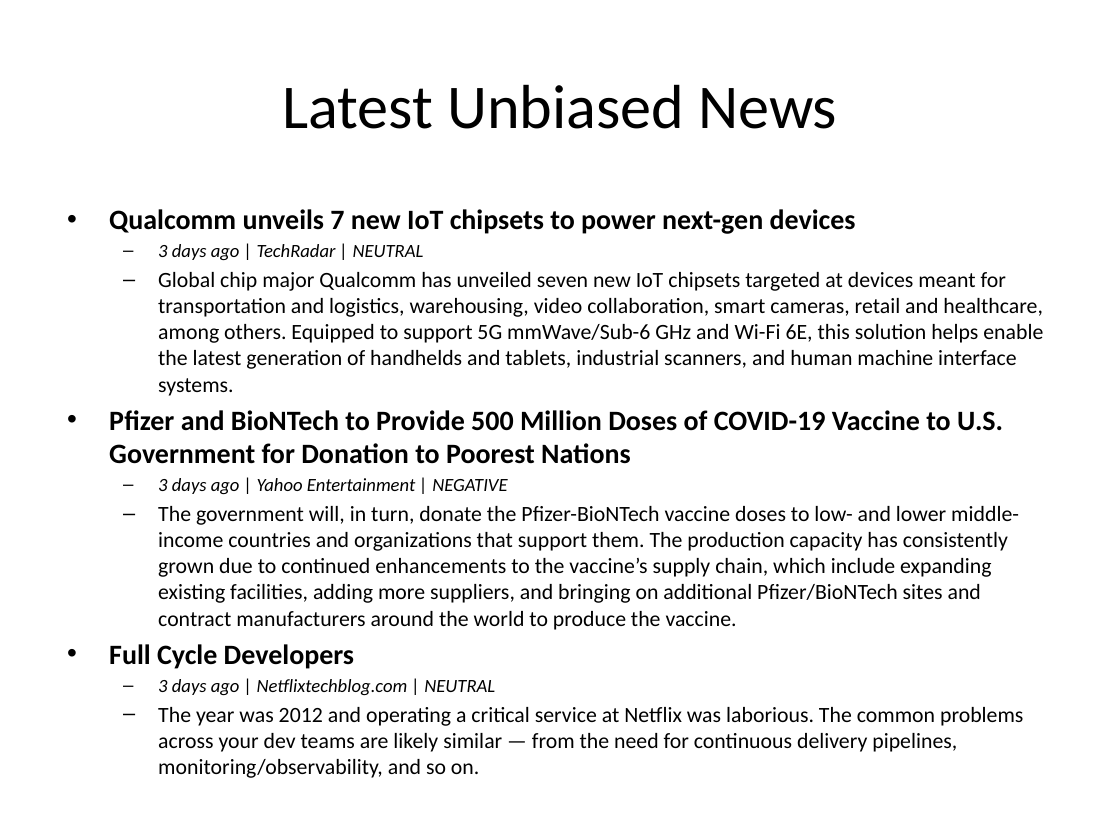
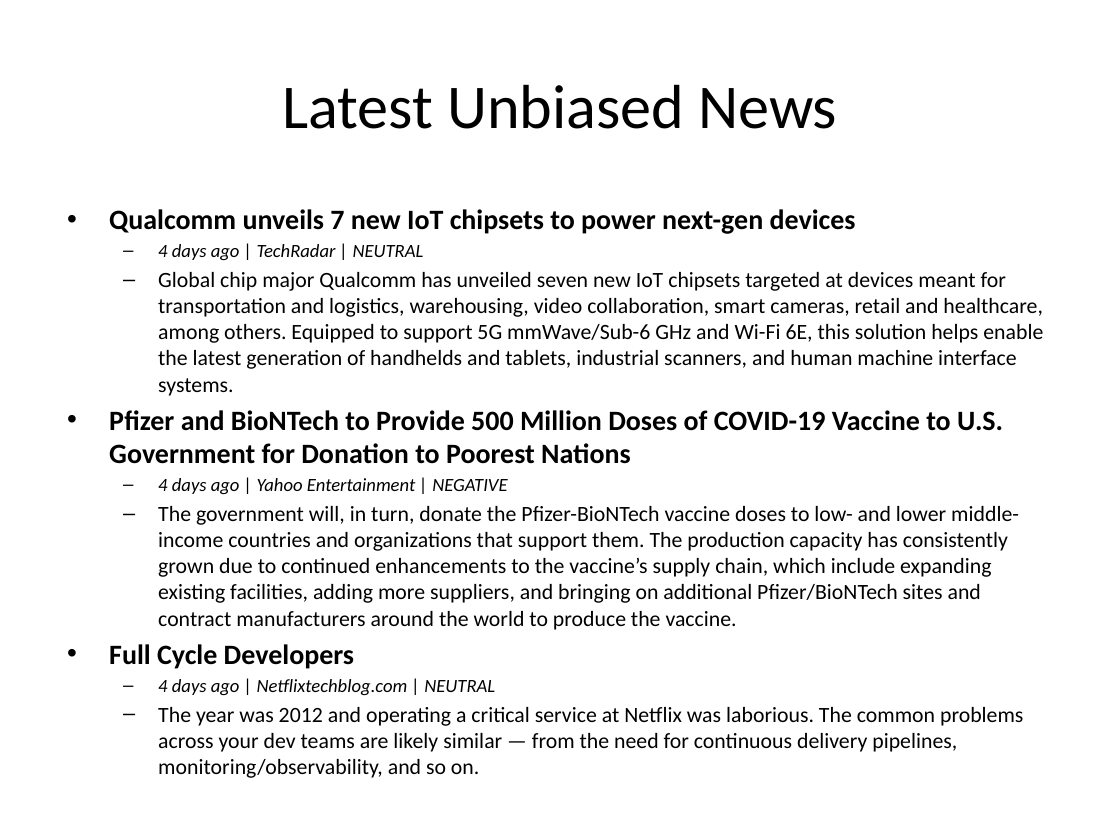
Before and after one commit to yuchiahung/Fintech-2021-T2, a slide deck: slide 4 of news_summary_t2.pptx. Drawn at 1120x840 pixels with LibreOffice and Linux fonts; fonts in the diff are those of the drawing. Boxes give left, top, right and bottom in pixels: in the first picture for what was removed or moved away, otherwise in the second. Text is boxed around its words. In the diff, an @@ line names an element or a change of style, - is before the commit and + after.

Commit message:
update app_ES & ES in ppt

```diff
--- a/news_summary_t2.pptx
+++ b/news_summary_t2.pptx
@@ text at (158,244,424,261): text changed @@
-  – 3 days ago | TechRadar | NEUTRAL
+  – 4 days ago | TechRadar | NEUTRAL
@@ text at (158,478,507,495): text changed @@
-  – 3 days ago | Yahoo Entertainment | NEGATIVE
+  – 4 days ago | Yahoo Entertainment | NEGATIVE
@@ text at (158,679,495,696): text changed @@
-  – 3 days ago | Netflixtechblog.com | NEUTRAL
+  – 4 days ago | Netflixtechblog.com | NEUTRAL
```
Also in this commit, not shown: 1 other slide changed, 5 slides added, 4 slides removed, 10 other files.
